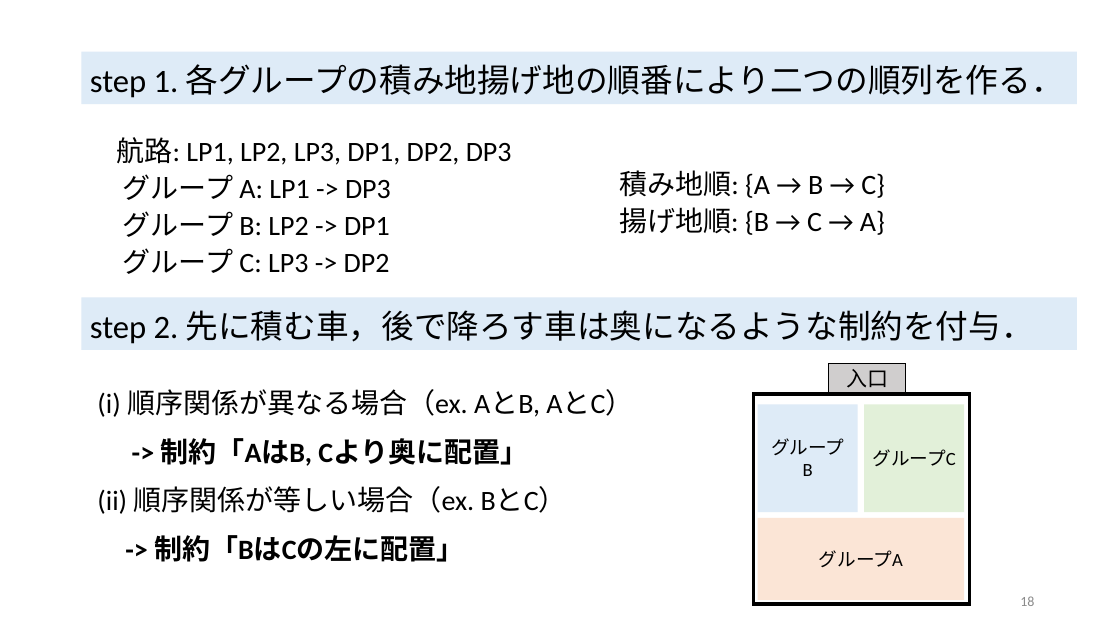
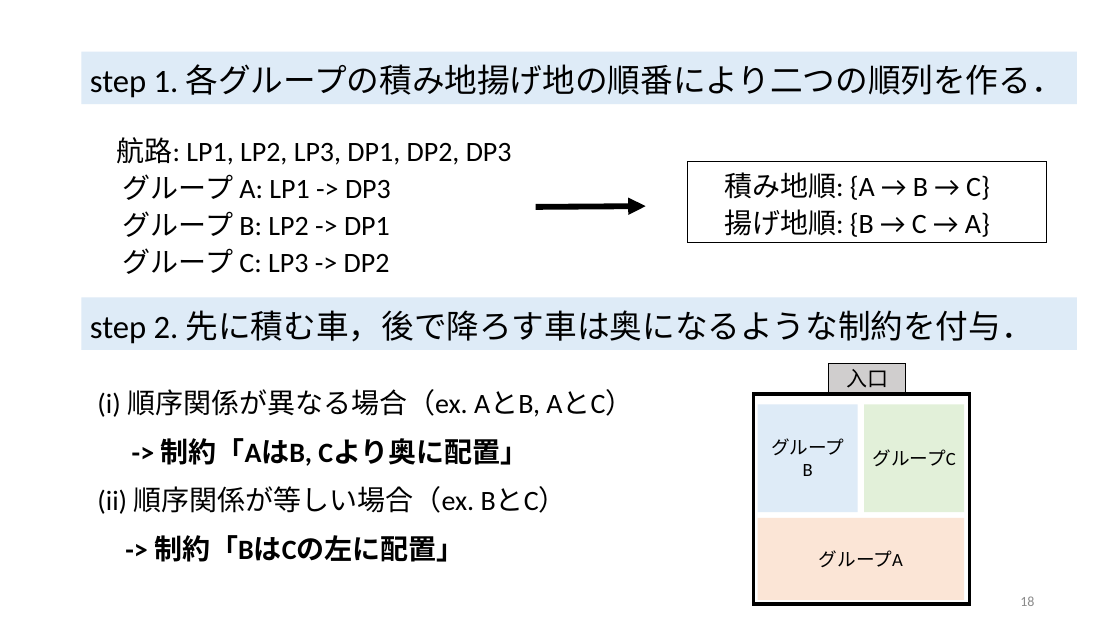
Before and after one commit to r-kurosu/kline, a slide deck: slide 18 of 卒論発表用スライド.pptx. Drawn at 1120x630 pixels with LibreOffice and Linux fonts; fonts in the diff are those of the drawing. Boxes give left, top, right and bottom in pixels: in the first picture for what was removed or moved away, otherwise in the second. Text is boxed around its words. In the diff, an @@ line names an element or a change of style, - is before the commit and + after.

```diff
--- a/卒論発表用スライド.pptx
+++ b/卒論発表用スライド.pptx
@@ rectangle "積み地順: {A → B → ...": place and size @@
-rectangle "積み地順: {A → B → ..." at (619, 170, 885, 235)
+rectangle "積み地順: {A → B → ..." at (688, 161, 1047, 243)
@@ rectangle "積み地順: {A → B → ..." at (688, 161, 1047, 243): outline none to #000000 0.75 pt @@
@@ arrow added from (536, 207) to (646, 206), #000000 5 pt @@
```
Also in this commit, not shown: 9 other slides changed, 18 other files.
